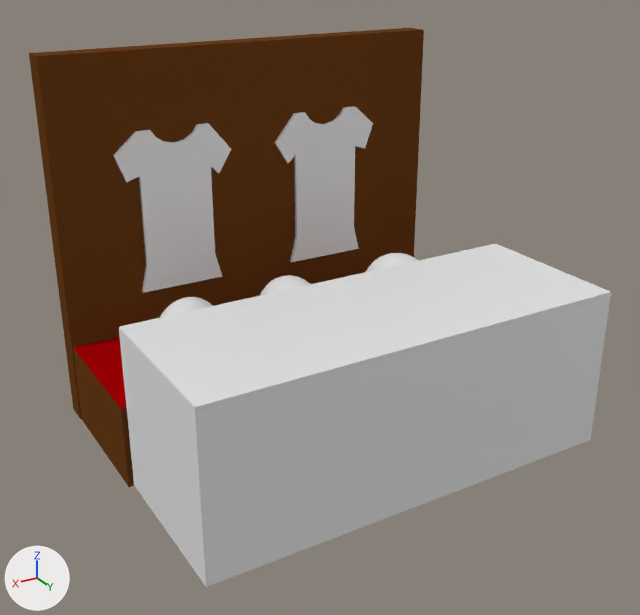
A saved change to the Blender file theroom/excersizes/museum/montre_hjelme.blend.
One viewpoint serves both versions: a 50 mm camera at (5.09, 9.6, 5.97) aimed at (0.06, 1.22, 1.78). Every picture has the same lights, and +X, +Y and +Z are marked at lower left.

Before the edit, the objects in view are built like this:
```python
me_cube_003 = bpy.data.meshes.new('Cube.003')
me_cube_003.from_pydata(...)  # a box spanning x -1.0..1.0, y -1.0..1.0, z -1.0..1.0
me_cube_023 = bpy.data.meshes.new('Cube.023')
me_cube_023.from_pydata([(-1.0, -1.0, -0.1), (-1.0, -1.0, 1.0), (-1.0, 1.0, -0.1), (-1.0, 1.0, 1.0), (1.0, -1.0, -0.1), (1.0, -1.0, 1.0), (1.0, 1.0, -0.1), (1.0, 1.0, 1.0)], [], [(0, 1, 3, 2), (2, 3, 7, 6), (6, 7, 5, 4), (4, 5, 1, 0), (2, 6, 4, 0), (7, 3, 1, 5)])
for i in [5]: me_cube_023.polygons[i].material_index = 1
me_cube_023.materials.append(mat_material)  # brown #683d1a
me_cube_023.materials.append(mat_material_002)  # red #a50004
me_cube_024 = bpy.data.meshes.new('Cube.024')
me_cube_024.from_pydata(...)  # 38 vertices, 29 faces; spans x -1.63..1.64, y -0.03..0.03, z -6.65..1.0
me_cube_024.materials.append(mat_material_004)  # its picture is missing
ob_cube = bpy.data.objects.new('Cube', me_cube_024)
ob_cube.location = (1.02, -0.7, 3.43)
ob_cube.rotation_euler = (0.0, 0.0, 3.142)  # degrees (0, 0, 180)
ob_cube.scale = (0.474, 1.0, 0.271)
ob_cube_006 = bpy.data.objects.new('Cube.006', me_cube_023)
ob_cube_006.location = (-0.12, 0.14, 0.12)
ob_cube_006.rotation_euler = (0.0, 0.0, 6.283)  # degrees (0, 0, 360)
ob_cube_006.scale = (2.67, 0.943, 0.943)
ob_front_zone = bpy.data.objects.new('front.zone', me_cube_003)
ob_front_zone.location = (-0.12, 2.14, 1.07)
ob_front_zone.scale = (2.62, 1.0, 1.0)
# also in view: 'Cube.001' at (-0.11, -0.87, 2.34); 'Cube.002' at (-1.17, -0.7, 2.67)
```
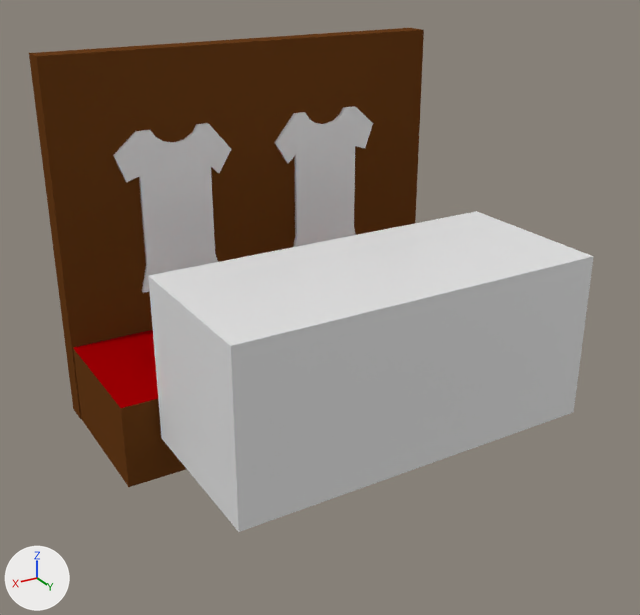
Diff of the bpy script that builds the scene:
```diff
--- a/theroom/excersizes/museum/montre_hjelme.blend.py
+++ b/theroom/excersizes/museum/montre_hjelme.blend.py
@@ ob_front_zone @@
 ob_front_zone = bpy.data.objects.new('front.zone', me_cube_003)
-ob_front_zone.location = (-0.12, 2.14, 1.07)
-ob_front_zone.scale = (2.62, 1.0, 1.0)
+ob_front_zone.location = (-0.12, 2.14, 1.58)
+ob_front_zone.scale = (2.25, 1.0, 1.0)
```

Changed parts and their boxes (x1, y1, x2, y2) in the pictures (640 x 615 px):
'front.zone', moved, rescaled (9% narrower, 6% shorter)
    before: (119, 244, 611, 587)
    after: (148, 211, 594, 532)
